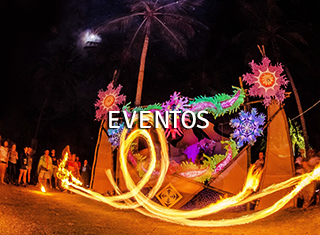
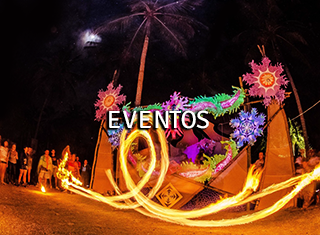
Layers edited between the first and the second 320×235 image:
pixels changed over [105, 109, 209, 132] (layer not identified)
